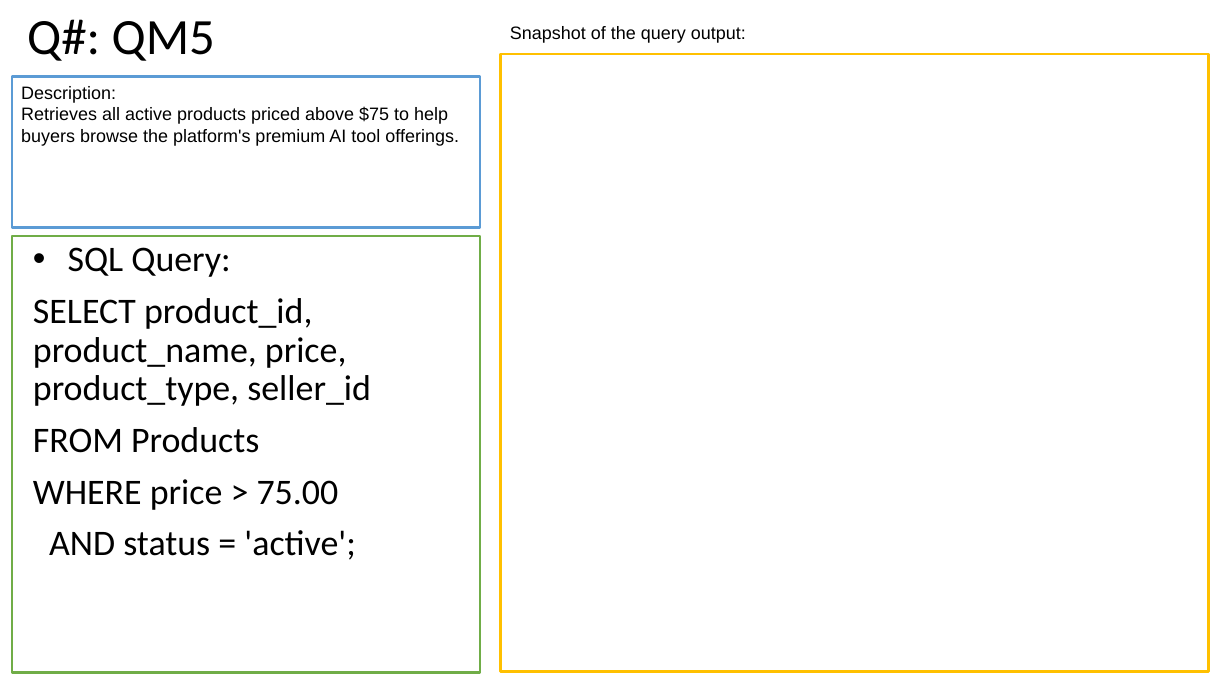
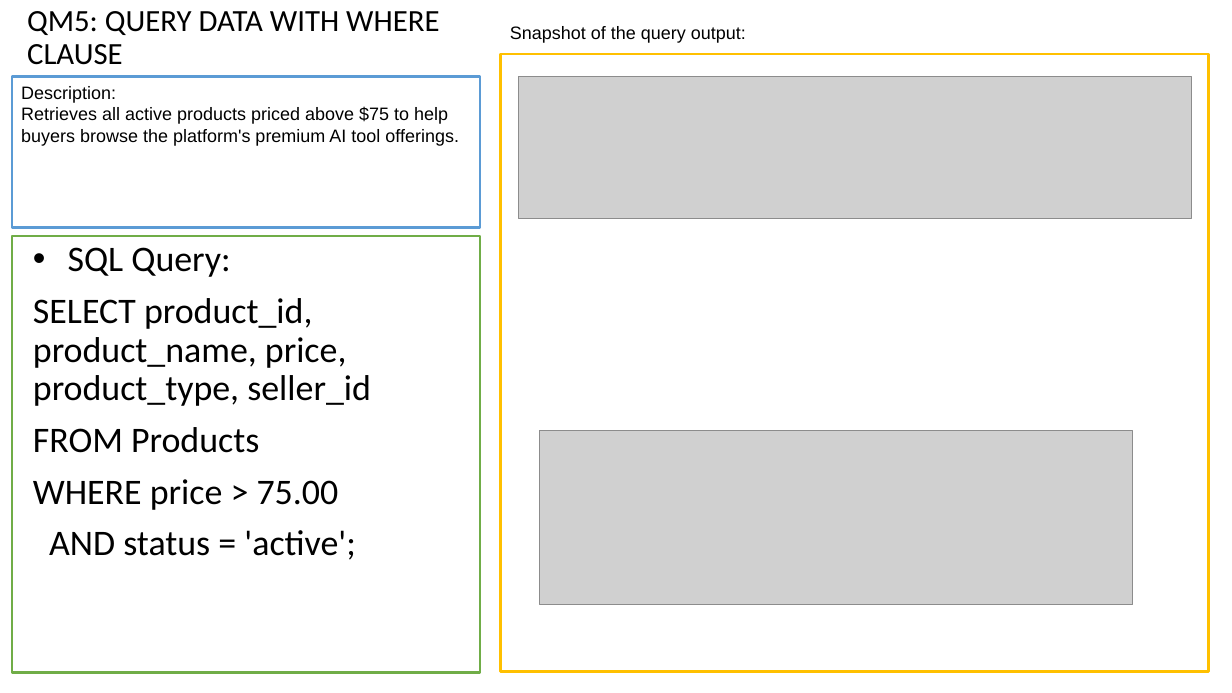
Before and after one commit to adamrodi/CMPS4390, a slide deck: slide 16 of Docs/PA2.pptx. Drawn at 1232x693 pixels with LibreOffice and Linux fonts; fonts in the diff are those of the drawing; grey boxes stand for pictures. Boxes give left, top, right and bottom in pixels: in the first picture for what was removed or moved away, otherwise in the second. Text is boxed around its words. In the diff, an @@ line names an element or a change of style, - is before the commit and + after.

```diff
--- a/Docs/PA2.pptx
+++ b/Docs/PA2.pptx
@@ title at box(27, 11, 439, 65): text changed; size 39.6 to 24 pt @@
-Q#: QM5
+QM5: QUERY DATA WITH WHERE CLAUSE
@@ picture added at box(518, 77, 1191, 218) @@
@@ picture added at box(540, 431, 1133, 605) @@
```
Also in this commit, not shown: 18 other slides changed, 7 slides added, 3 other files.
